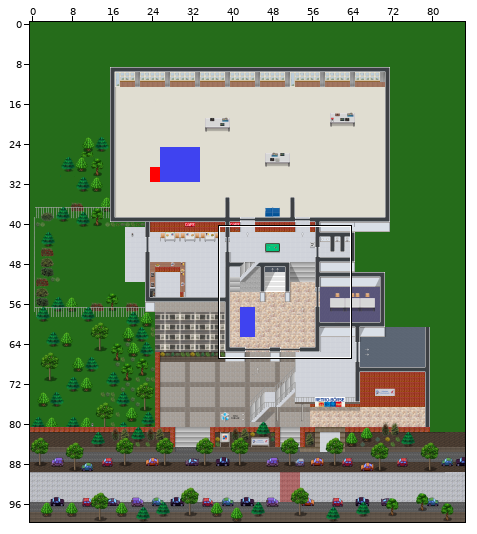
An edit to a level. Tiled map (JSON), map/boerse.json. Above: a wide view before the commit, with the close-up outlined.
Close-up. The starting point:
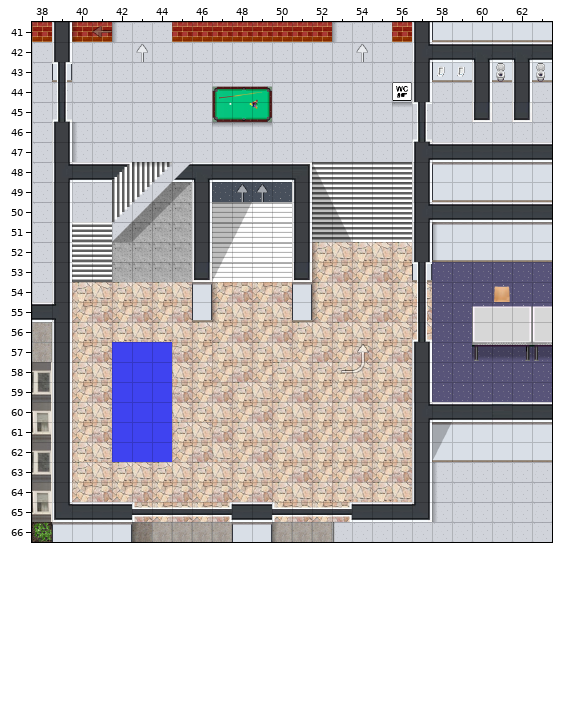
Cells are 32x32 px. Shown: x 38..63, y 41..66. The commit also changed other parts of the map, which this record leaves out.
The same view after the edit:
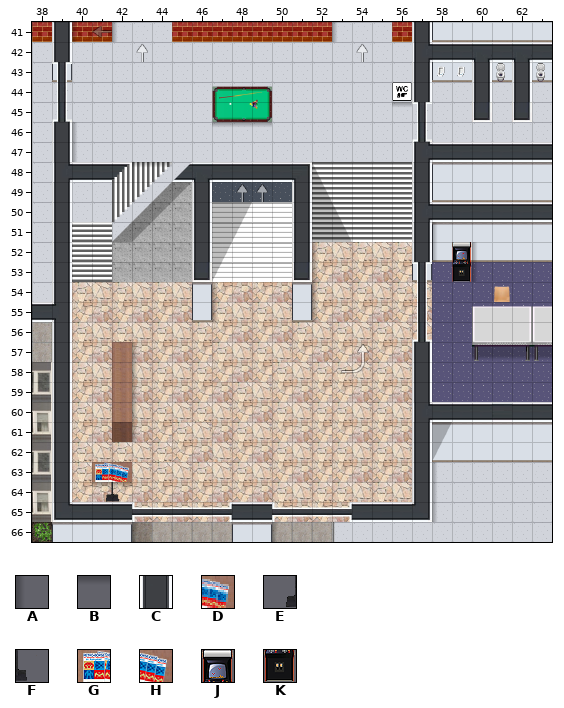
Key: from "Material": A 44, B 46, C 70, D 71; from "Wände": E 72, F 73, G 88, H 89; from "vb_raume": J 10, K 24.
_ is an empty cell, # one hidden under a higher layer.
Tiles of an added or newly shown layer are drawn over the layers below it.
See-through tiles are keyed as they look on the map.
The edit:
layer "Jitsi_Empf" opacity 100% -> 0%
Layer "Schatten":
y 52..53: x 60 _ -> A
y 64: x 41..42 __ -> BB
Layer "Möbel":
y 64: x 41..42 __ -> EF
Layer "Equipment":
y 52: x 59 _ -> J
y 53: x 59 _ -> K
y 58..59: x 42 # -> _
y 63: x 41..42 __ -> GH
Layer "collides":
y 63..64: x 41..42 __ -> CC
Layer "open_PDF_Empf" (added):
y 62: x 42..43 __ -> DD
y 63..64: x 41..42 __ -> DD
Layer "open_url_Retrogames" (added):
y 53: x 59..60 __ -> DD
